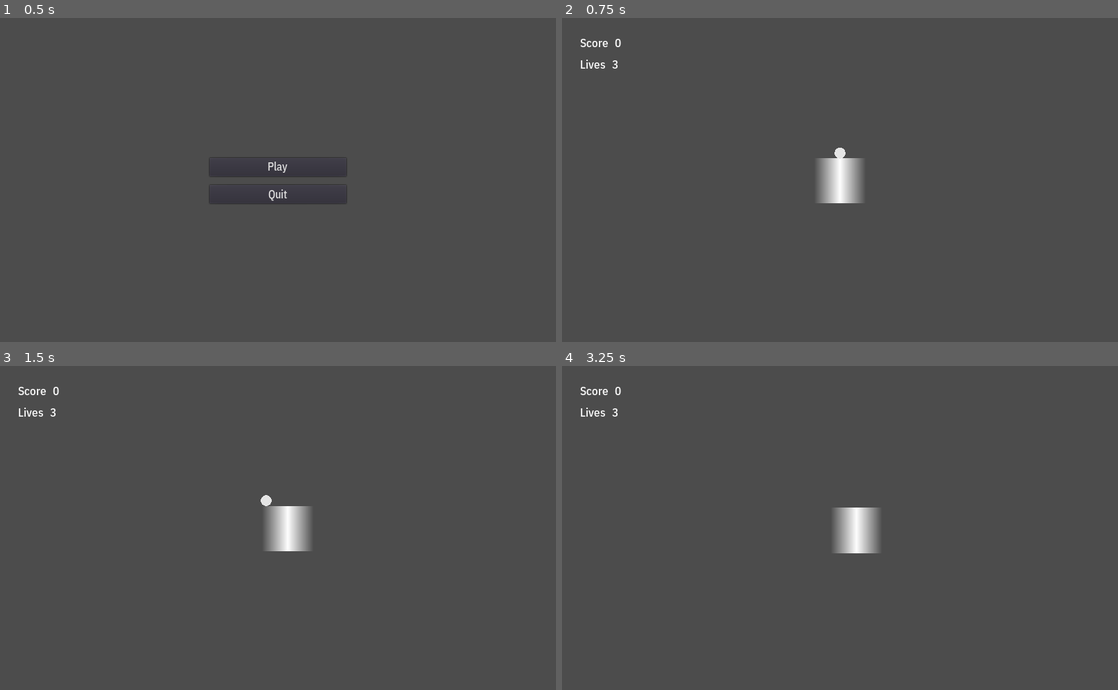
Above: before the commit, frames 1-4 (two rows, left to right).
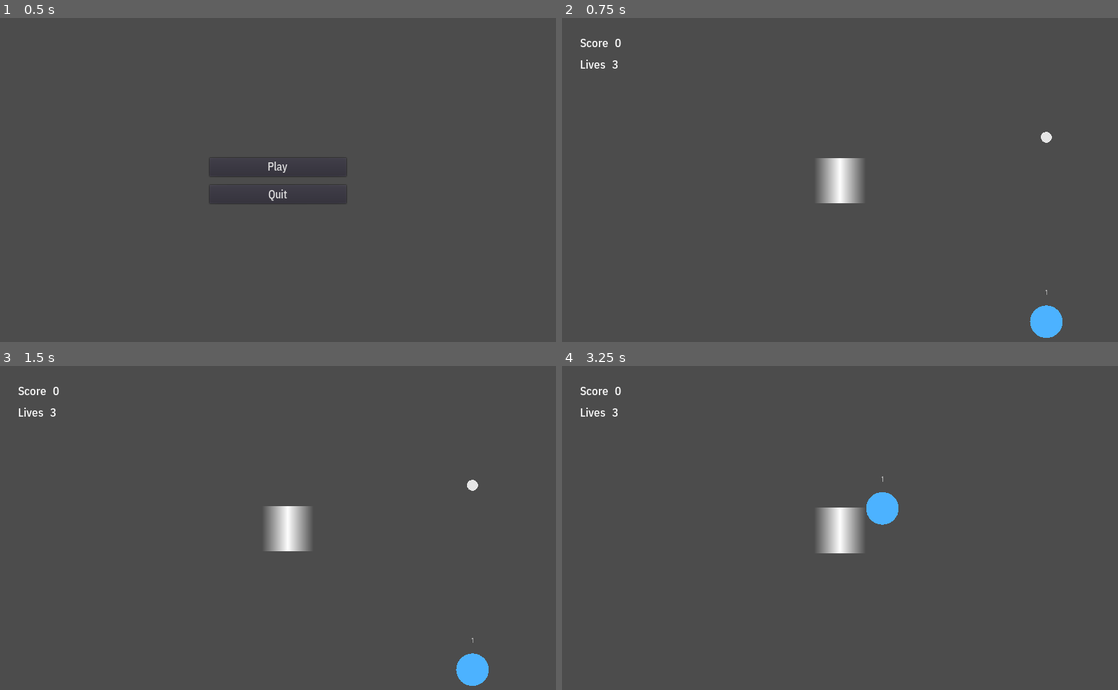
Above: after the commit, the same moments.

Repository: Calinou/escape-space
Game: Godot game, scene res://menu/main.tscn
Same seed, same stepped clock (60 frames per second), same inputs: the game is played once before the commit and once after it.
Inputs:
- Up to frame 1 (0.5 s): no input
- Up to frame 2 (0.75 s): click "Play" at 0.5 s
- Up to frame 3 (1.5 s): tap Enter at 1.25 s; hold Right (move_right) from 1.28 s (still down)
- Up to frame 4 (3.25 s): release Right (move_right) at 2.03 s; hold Down (move_down) 2.03-2.78 s; hold Right (move_right) from 2.78 s (still down)

Frame 1 is identical in both runs. In frame 2, 0.6% of the frame differs, in the area x 49-90%, y 35-99%; in frame 3, 0.6%; in frame 4, 1.8%, in the area x 46-61%, y 34-58%.

Commit message:
Instance balls and paddles in levels, add goals
Their position will vary depending on the level.

Diff:
--- a/game/game.tscn
+++ b/game/game.tscn
@@ -1,9 +1,7 @@
-[gd_scene load_steps=5 format=2]
+[gd_scene load_steps=3 format=2]
 
 [ext_resource path="res://game/game.gd" type="Script" id=1]
 [ext_resource path="res://game/hud/hud.tscn" type="PackedScene" id=2]
-[ext_resource path="res://game/paddle/paddle.tscn" type="PackedScene" id=3]
-[ext_resource path="res://game/ball/ball.tscn" type="PackedScene" id=4]
 
 [node name="Game" type="Node"]
 script = ExtResource( 1 )
@@ -17,12 +15,5 @@
 
 [node name="HUD" parent="CanvasLayer" instance=ExtResource( 2 )]
 
-[node name="Paddle" parent="." instance=ExtResource( 3 )]
-position = Vector2( 520, 580 )
-
-[node name="Ball" parent="." instance=ExtResource( 4 )]
-position = Vector2( 520, 560 )
-start_paddle = NodePath("../Paddle")
-
 [connection signal="lives_changed" from="." to="CanvasLayer/HUD" method="_on_lives_changed"]
 [connection signal="score_changed" from="." to="CanvasLayer/HUD" method="_on_score_changed"]
--- /dev/null
+++ b/game/goal/goal.gd
@@ -0,0 +1,25 @@
+# Copyright © 2018 Hugo Locurcio and contributors - MIT License
+# See `LICENSE.md` included in the source distribution for details.
+
+extends StaticBody2D
+class_name Goal
+
+export(int, 1, 100) var balls_required = 10
+
+onready var BallCounter = $BallCounter
+
+func _ready() -> void:
+	update_ball_counter(balls_required)
+
+func update_ball_counter(balls) -> void:
+	BallCounter.text = str(balls)
+
+func _draw() -> void:
+	draw_circle(Vector2(), 30.0, Color(0.3, 0.7, 1.0, 1))
+
+func _on_score_area_body_entered(body: PhysicsBody2D):
+	if body is Ball:
+		var ball = body
+		balls_required -= 1
+		update_ball_counter(balls_required)
+		ball.queue_free()
--- /dev/null
+++ b/game/goal/goal.tscn
@@ -0,0 +1,71 @@
+[gd_scene load_steps=4 format=2]
+
+[ext_resource path="res://game/goal/goal.gd" type="Script" id=1]
+
+[sub_resource type="CircleShape2D" id=1]
+
+custom_solver_bias = 0.0
+radius = 30.0
+
+[sub_resource type="CircleShape2D" id=2]
+
+custom_solver_bias = 0.0
+radius = 36.0
+
+[node name="Goal" type="StaticBody2D"]
+input_pickable = false
+collision_layer = 16
+collision_mask = 12
+constant_linear_velocity = Vector2( 0, 0 )
+constant_angular_velocity = 0.0
+script = ExtResource( 1 )
+balls_required = 10
+
+[node name="BallCounter" type="Label" parent="."]
+anchor_left = 0.0
+anchor_top = 0.0
+anchor_right = 0.0
+anchor_bottom = 0.0
+margin_left = -20.0
+margin_top = -60.0
+margin_right = 20.0
+margin_bottom = -46.0
+rect_pivot_offset = Vector2( 0, 0 )
+rect_clip_content = false
+mouse_filter = 2
+mouse_default_cursor_shape = 0
+size_flags_horizontal = 1
+size_flags_vertical = 4
+text = "0"
+align = 1
+percent_visible = 1.0
+lines_skipped = 0
+max_lines_visible = -1
+
+[node name="CollisionShape2D" type="CollisionShape2D" parent="."]
+shape = SubResource( 1 )
+
+[node name="AudioStreamPlayer2D" type="AudioStreamPlayer2D" parent="."]
+stream = null
+volume_db = 0.0
+pitch_scale = 1.0
+autoplay = false
+stream_paused = false
+max_distance = 2000.0
+attenuation = 1.0
+bus = "Master"
+area_mask = 1
+
+[node name="ScoreArea" type="Area2D" parent="."]
+input_pickable = true
+gravity_vec = Vector2( 0, 1 )
+gravity = 98.0
+linear_damp = 0.1
+angular_damp = 1.0
+audio_bus_override = false
+audio_bus_name = "Master"
+
+[node name="CollisionShape2D" type="CollisionShape2D" parent="ScoreArea"]
+shape = SubResource( 2 )
+
+[connection signal="body_entered" from="ScoreArea" to="." method="_on_score_area_body_entered"]
--- a/levels/1.tscn
+++ b/levels/1.tscn
@@ -1,7 +1,10 @@
-[gd_scene format=2]
+[gd_scene load_steps=4 format=2]
+
+[ext_resource path="res://game/paddle/paddle.tscn" type="PackedScene" id=1]
+[ext_resource path="res://game/ball/ball.tscn" type="PackedScene" id=2]
+[ext_resource path="res://game/goal/goal.tscn" type="PackedScene" id=3]
 
 [node name="Level" type="Node2D"]
-position = Vector2( -10, 20 )
 
 [node name="TileMap" type="TileMap" parent="."]
 mode = 0
@@ -21,3 +24,12 @@
 occluder_light_mask = 1
 format = 1
 tile_data = PoolIntArray(  )
+
+[node name="Paddle" parent="." instance=ExtResource( 1 )]
+
+[node name="Ball" parent="." instance=ExtResource( 2 )]
+position = Vector2( 380, -80 )
+
+[node name="Goal" parent="." instance=ExtResource( 3 )]
+position = Vector2( 380, 260 )
+balls_required = 1
--- a/project.godot
+++ b/project.godot
@@ -24,6 +24,11 @@
 "language": "GDScript",
 "path": "res://game/item/faster_ball.gd"
 }, {
+"base": "StaticBody2D",
+"class": "Goal",
+"language": "GDScript",
+"path": "res://game/goal/goal.gd"
+}, {
 "base": "KinematicBody2D",
 "class": "Item",
 "language": "GDScript",
@@ -43,6 +48,7 @@
 "Ball": "",
 "Brick": "",
 "FasterBallItem": "",
+"Goal": "",
 "Item": "",
 "Paddle": "",
 "SlowerBallItem": ""
@@ -100,6 +106,7 @@
 2d_physics/layer_2="Bricks"
 2d_physics/layer_3="Paddles"
 2d_physics/layer_4="Balls"
+2d_physics/layer_5="Goals"
 
 [rendering]
 
